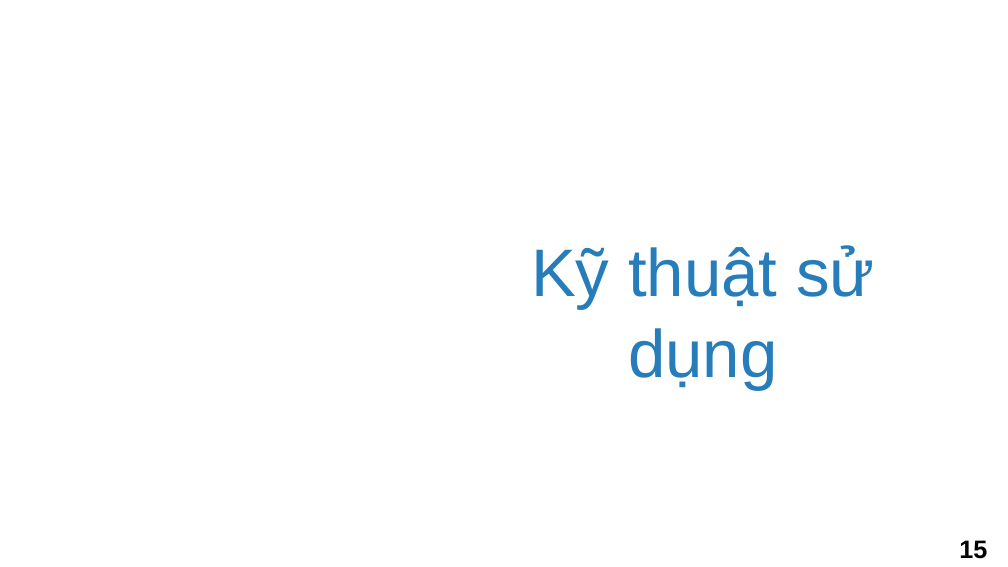
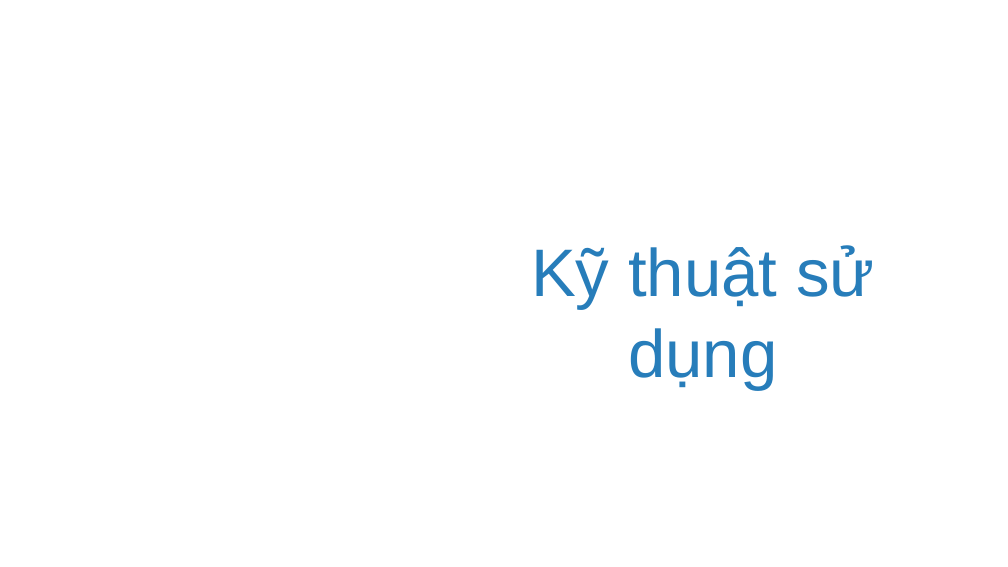
Before and after one commit to tonganh/IT126815, a slide deck: slide 15 of BTL/report/LTM_CHECK_POINT_1.pptx. Drawn at 1008x567 pixels with LibreOffice and Linux fonts; fonts in the diff are those of the drawing; background and template pictures are left out. Boxes give left, top, right and bottom in pixels: in the first picture for what was removed or moved away, otherwise in the second. Text is boxed around its words. In the diff, an @@ line names an element or a change of style, - is before the commit and + after.

```diff
--- a/BTL/report/LTM_CHECK_POINT_1.pptx
+++ b/BTL/report/LTM_CHECK_POINT_1.pptx
@@ page number removed at <box>959,540,987,559</box> @@
-15
```
Also in this commit, not shown: 5 other slides changed, 1 slide added, 29 other files.
